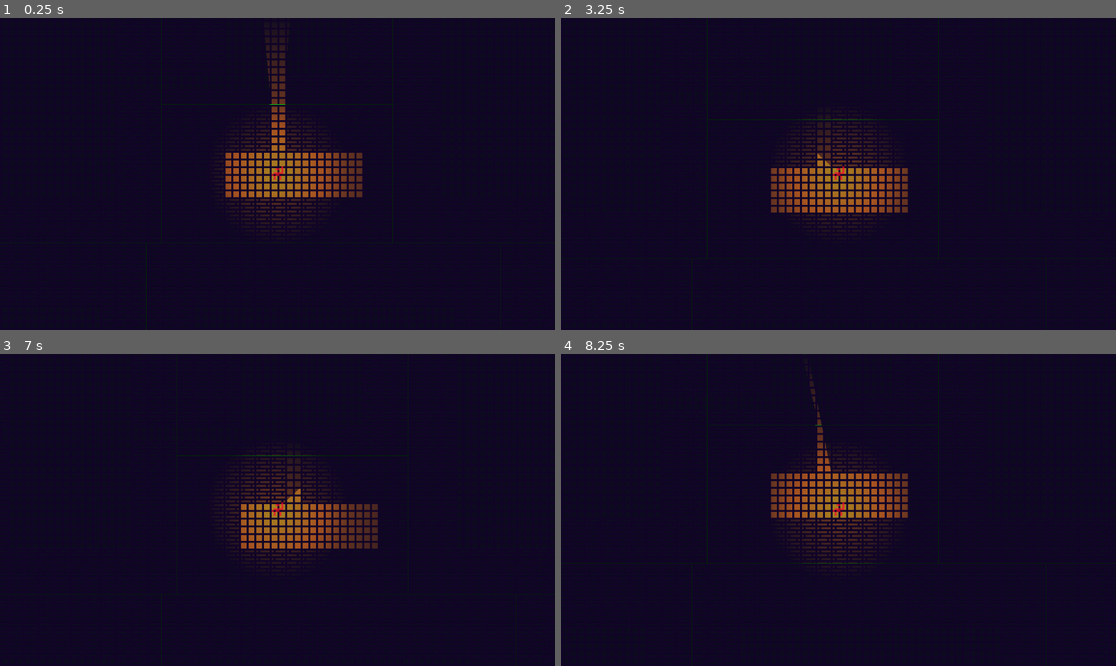
Above: before the commit, frames 1-4 (two rows, left to right).
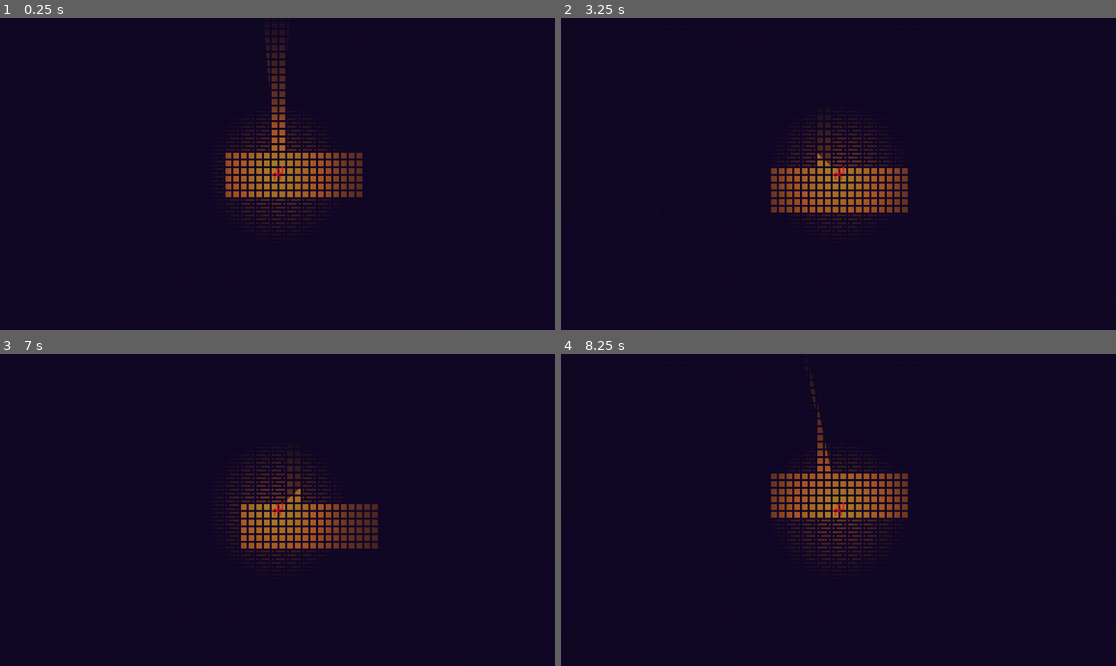
Above: after the commit, the same moments.

Repository: Hamblok0/Gremory
Game: Godot game, scene res://scenes/game.tscn
Same seed, same stepped clock (60 frames per second), same inputs: the game is played once before the commit and once after it.
Inputs:
- Up to frame 1 (0.25 s): no input
- Up to frame 2 (3.25 s): tap Enter at 0.5, 2 s; hold M (player_downright) 0.53-1.28 s; tap Space at 1.25, 2.75 s; hold J (player_down) 1.28-2.03 s; hold M (player_downright) 2.03-2.78 s; hold K (player_up) from 2.78 s (still down)
- Up to frame 3 (7 s): tap Enter at 3.5 s; release K (player_up) at 3.53 s; hold N (player_downleft) 3.53-5.03 s; tap Space at 4.25 s; hold J (player_down) 5.03-5.78 s; hold M (player_downright) 5.78-6.53 s; hold K (player_up) from 6.53 s (still down)
- Up to frame 4 (8.25 s): release K (player_up) at 7.28 s; hold M (player_downright) 7.28-8.03 s; hold J (player_down) from 8.03 s (still down)

The runs differ from the first frame. In frame 1, 0.3% of the frame differs, in the area x 26-71%, y 0-100%; in frame 2, 0.3%, in the area x 23-88%, y 0-100%; in frame 3, 0.1%; in frame 4, 0.2%.

Commit message:
Comment out code for illustrating leaf sizes during map creation

Diff:
--- a/scripts/dungeon_creator.gd
+++ b/scripts/dungeon_creator.gd
@@ -32,16 +32,16 @@
 			rng.randi_range(2,3)
 		)
 
-		draw_rect(
-            Rect2(
-                leaf.position.x * Constants.TILE_SIZE,
-                leaf.position.y * Constants.TILE_SIZE,
-                leaf.size.x * Constants.TILE_SIZE,
-                leaf.size.y * Constants.TILE_SIZE
-            ),
-            Color.GREEN, # colour
-            false # is filled
-        )
+		# draw_rect(
+        #     Rect2(
+        #         leaf.position.x * Constants.TILE_SIZE,
+        #         leaf.position.y * Constants.TILE_SIZE,
+        #         leaf.size.x * Constants.TILE_SIZE,
+        #         leaf.size.y * Constants.TILE_SIZE
+        #     ),
+        #     Color.GREEN, # colour
+        #     false # is filled
+        # )
 
 		for x in range(leaf.size.x):
 			for y in range(leaf.size.y):
